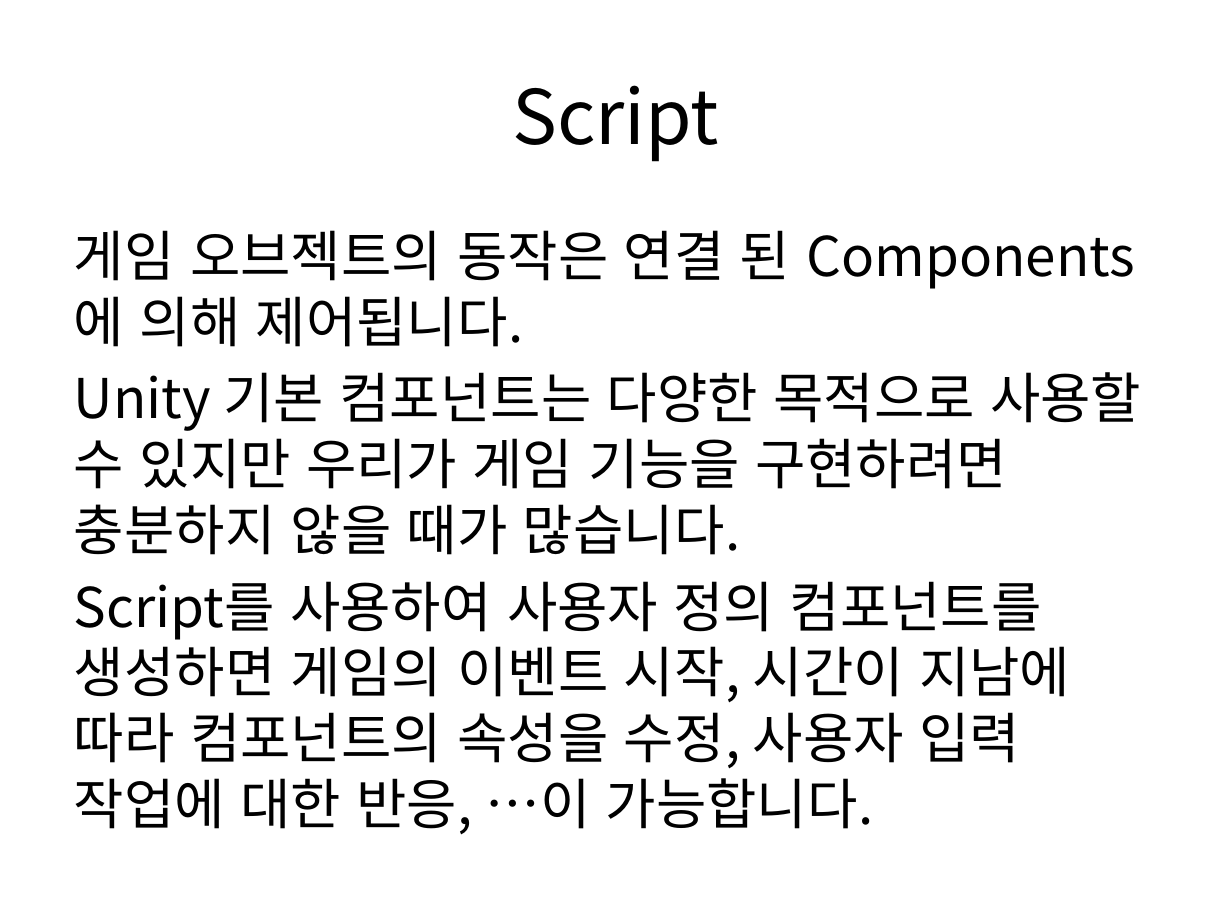
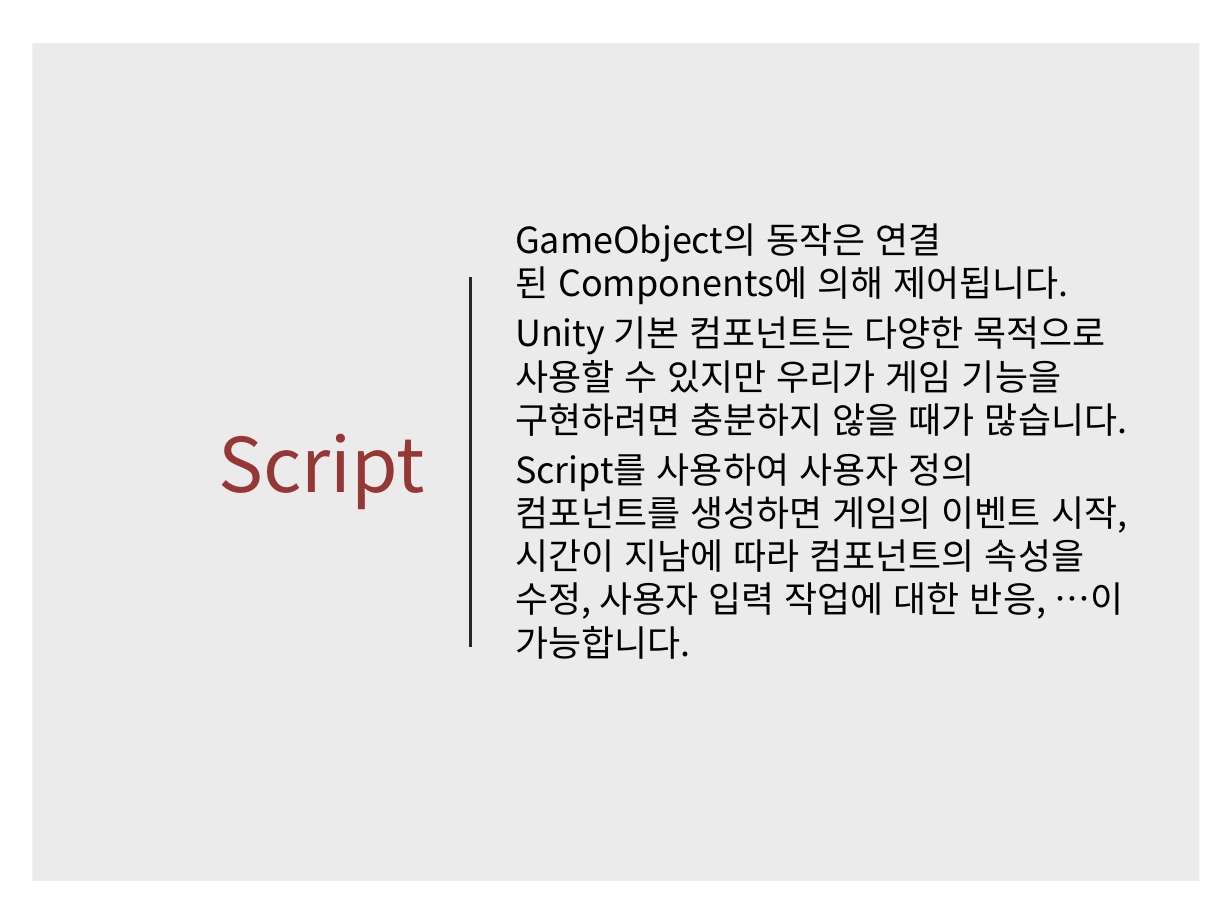
Before and after one commit to IamGroooooot/cien-unity-2019, a slide deck: slide 36 of 1주차.pptx (slide 33 before the commit). Drawn at 1232x924 pixels with LibreOffice and Linux fonts; fonts in the diff are those of the drawing. Boxes give left, top, right and bottom in pixels: in the first picture for what was removed or moved away, otherwise in the second. Text is boxed around its words. In the diff, an @@ line names an element or a change of style, - is before the commit and + after.

```diff
--- a/1주차.pptx
+++ b/1주차.pptx
@@ rectangle added at box(32, 43, 1199, 881), fill #000000 at 8% opacity @@
@@ title "Script": place and size @@
-title "Script" at box(512, 85, 719, 162)
+title "Script" at box(218, 433, 425, 510)
@@ title "Script" at box(218, 433, 425, 510): text colour #000000 to #953735; alignment centre to right @@
@@ text "GameObject의 동작은 연결 된 Components에 ...": place and size @@
-text "GameObject의 동작은 연결 된 Components에 ..." at box(74, 230, 1141, 835)
+text "GameObject의 동작은 연결 된 Components에 ..." at box(515, 223, 1127, 659)
@@ text "GameObject의 동작은 연결 된 Components에 ..." at box(515, 223, 1127, 659): vertical alignment top to middle @@
@@ text at box(515, 223, 1068, 305): text changed; size 32 to 21 pt @@
-게임 오브젝트의 동작은 연결 된 Components에 의해 제어됩니다.
+GameObject의 동작은 연결 된 Components에 의해 제어됩니다.
@@ line added from (471, 277) to (471, 647), #262626 1.5 pt @@
@@ text at box(515, 316, 1127, 659): size 32 to 21 pt in "Unity 기본 컴포넌트는 다양한 목적으로 사용할 수 ...", "Script를 사용하여 사용자 정의 컴포넌트를 생성하면 게임의 ..."; less space between paragraphs @@
```
Also in this commit, not shown: 19 other slides changed, 12 slides added, 1 slide removed.
